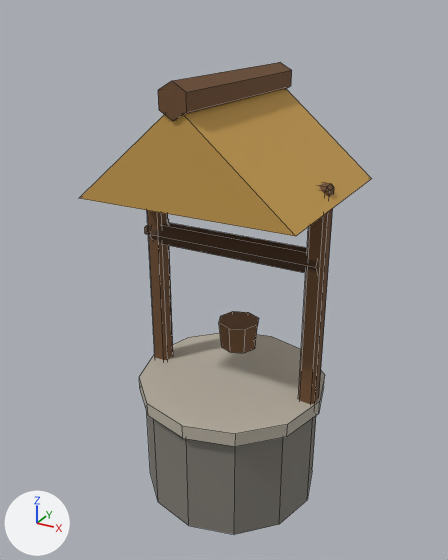
What one commit did to the FBX model client/CultOfComfort.Unity/Assets/Resources/Art/Models/well.fbx.
Both versions are drawn from a camera (50 mm lens) standing at (0.913, -1.722, 1.681) and looking at (-0.028, -0.01, 0.825). The lights are fixed; the arrows at lower left show +X, +Y and +Z. The picture after the commit comes second. Mesh edges are drawn as thin lines. Where no turn or scale is listed for an object, it has been applied to the vertices.

Script lines for the objects in view, before the commit:
```python
me_building = bpy.data.meshes.new('Building')
me_building.from_pydata(...)  # 190 vertices, 151 faces; spans x -0.36..0.36, y -0.34..0.34, z 0.0..1.51
me_building.materials.append(mat_palette)  # picture img_palette_png
ob_building = bpy.data.objects.new('Building', me_building)
ob_building.location = (0.0, 0.0, 0.0)
```
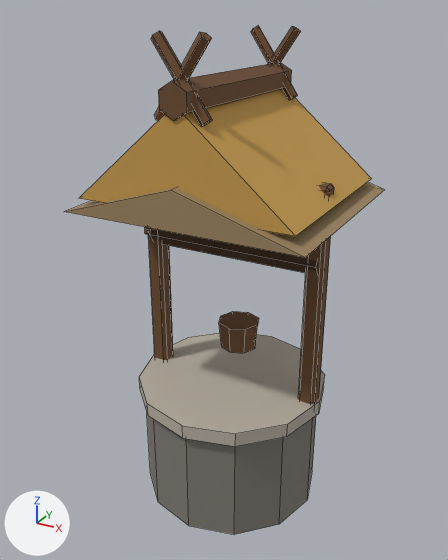
What the commit changed:
me_building is used by ob_building; location (0.0, 0.0, 0.0).
me_building had 190 vertices, 151 faces and spanned x -0.36..0.36, y -0.34..0.34, z 0.0..1.51.
me_building now has 236 vertices, 184 faces and spans x -0.4..0.4, y -0.36..0.36, z 0.0..1.63.
me_building part 1: the loose piece of 6 vertices spanning x -0.36..0.36, y -0.33..0.33, z 1.15..1.45 is copied, and the copy is scaled about its middle by (1.11, 1.09, 0.4), then moved by (0.0, 0.0, -0.13); it spans x -0.4..0.4, y -0.36..0.36, z 1.11..1.23.
Part 2, on me_building:
40 vertices are added at x -0.09..0.09, y -0.31..0.3, z 1.39..1.63.
28 new faces join them.

Location of each change, [x1, y1, x2, y2] in pixels of the pictures (448 x 560 px):
'Building', reshaped (10% wider, 8% taller)
    before: [80, 62, 371, 535]
    after: [64, 26, 384, 535]
part 1 of me_building, added (brown)
    after: [64, 182, 384, 257]
part 2 of me_building, added (brown)
    after: [151, 26, 301, 126]
